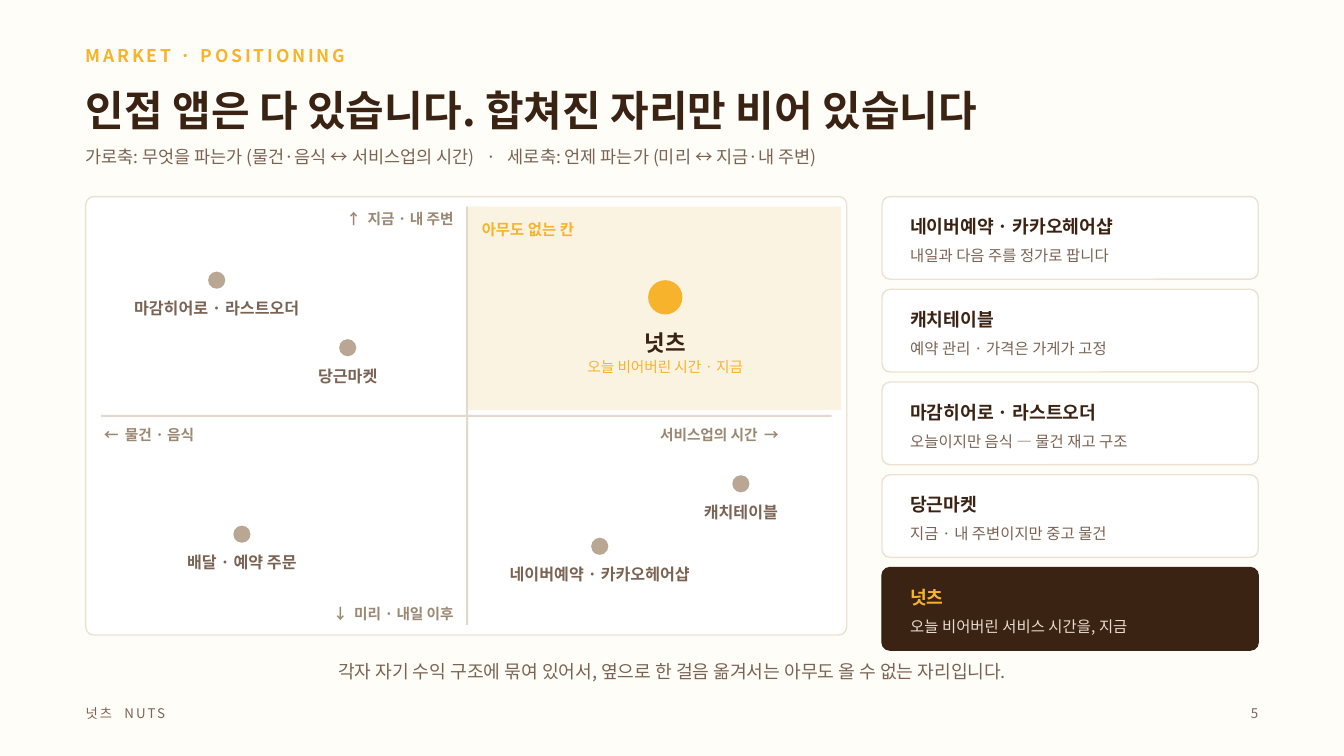
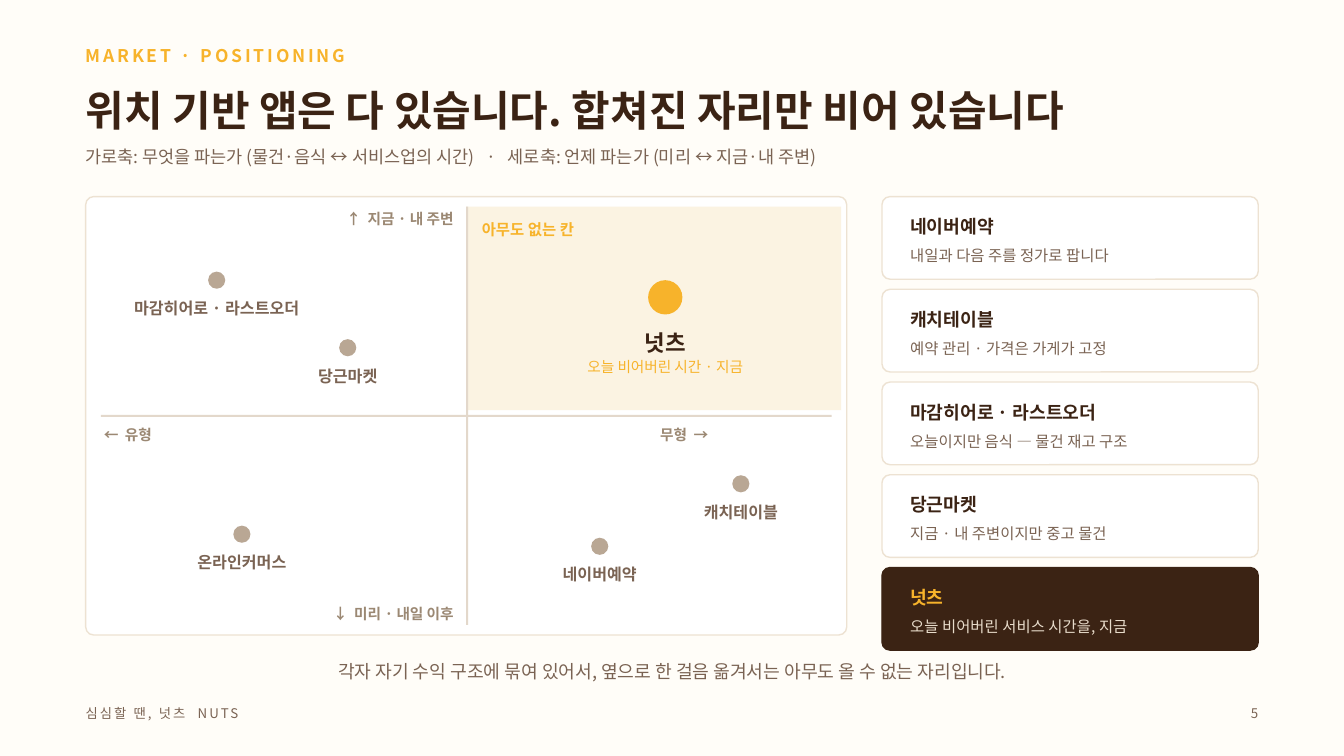
Before and after one commit to neti84-design/LMBA, a slide deck: slide 5 of 넛츠_IR덱.pptx. Drawn at 1344x756 pixels with LibreOffice and Linux fonts; fonts in the diff are those of the drawing. Boxes give left, top, right and bottom in pixels: in the first picture for what was removed or moved away, otherwise in the second. Text is boxed around its words. In the diff, an @@ line names an element or a change of style, - is before the commit and + after.

```diff
--- a/넛츠_IR덱.pptx
+++ b/넛츠_IR덱.pptx
@@ text at bbox=[86, 90, 1063, 130]: text changed @@
-인접 앱은 다 있습니다. 합쳐진 자리만 비어 있습니다
+위치 기반 앱은 다 있습니다. 합쳐진 자리만 비어 있습니다
@@ text at bbox=[910, 217, 994, 235]: text changed @@
-네이버예약 · 카카오헤어샵
+네이버예약
@@ text at bbox=[125, 427, 152, 441]: text changed @@
-← 물건 · 음식
+← 유형
@@ text at bbox=[660, 427, 687, 442]: text changed @@
-서비스업의 시간 →
+무형 →
@@ text at bbox=[197, 554, 286, 570]: text changed @@
-배달 · 예약 주문
+온라인커머스
@@ text at bbox=[563, 566, 637, 582]: text changed @@
-네이버예약 · 카카오헤어샵
+네이버예약
@@ text at bbox=[86, 707, 185, 719]: text changed @@
-넛츠 NUTS
+심심할 땐, 넛츠 NUTS
```
Also in this commit, not shown: 7 other slides changed, 2 slides added, 5 slides removed, 12 other files.
